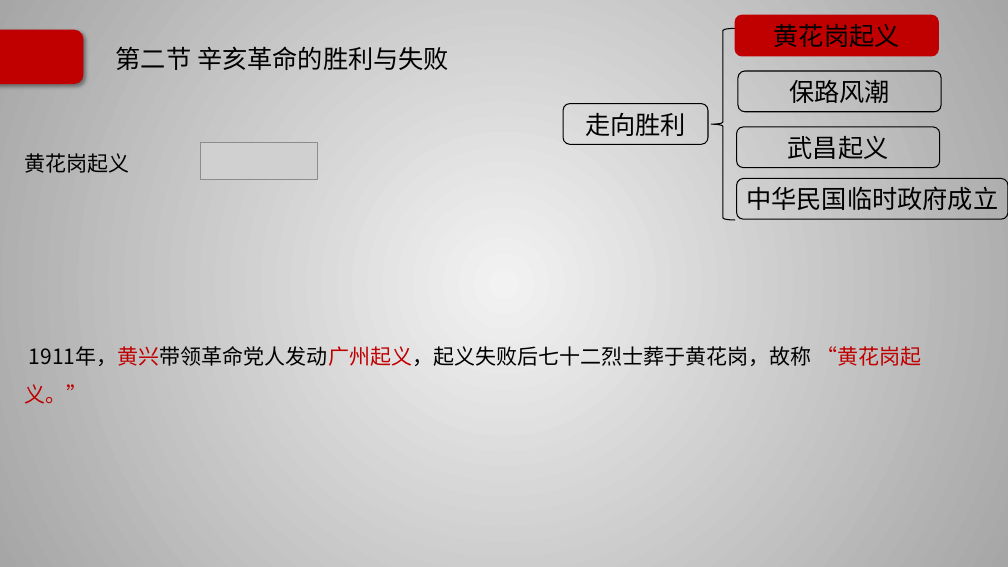
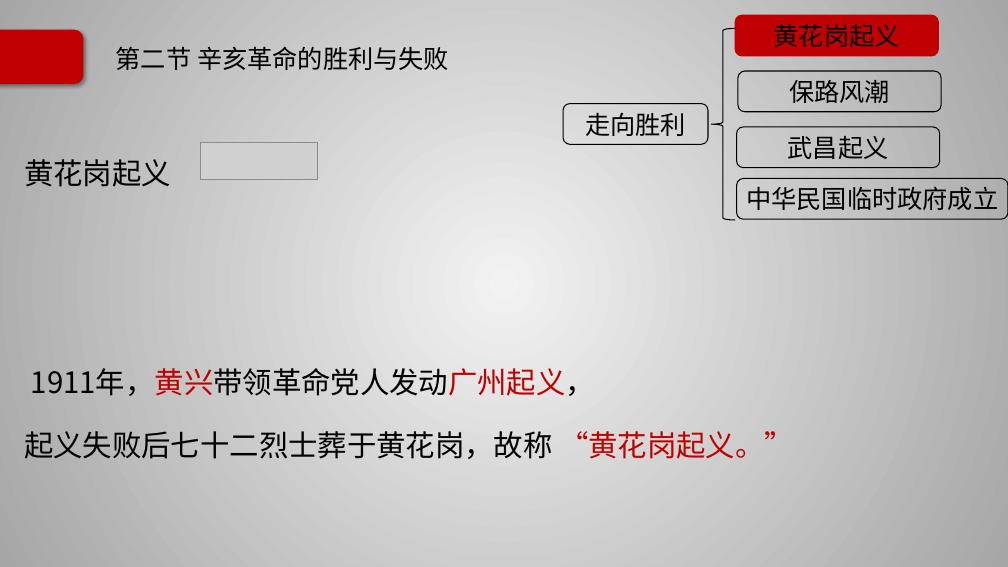
Before and after one commit to Call-me-zhy/tangtang, a slide deck: slide 51 of 5 中国近现代史纲要/课件/中国近现代史纲要精讲3.pptx. Drawn at 1008x567 pixels with LibreOffice and Linux fonts; fonts in the diff are those of the drawing; grey boxes stand for pictures; background and template pictures are left out. Boxes give left, top, right and bottom in pixels: in the first picture for what was removed or moved away, otherwise in the second. Text is boxed around its words. In the diff, an @@ line names an element or a change of style, - is before the commit and + after.

```diff
--- a/5 中国近现代史纲要/课件/中国近现代史纲要精讲3.pptx
+++ b/5 中国近现代史纲要/课件/中国近现代史纲要精讲3.pptx
@@ text at <box>24,159,171,187</box>: size 20 to 28 pt in "黄花岗起义" @@
@@ text at <box>24,368,794,459</box>: text changed; size 20 to 28 pt @@
-1911年，黄兴带领革命党人发动广州起义，起义失败后七十二烈士葬于黄花岗，故称 “黄花岗起义。”
+1911年，黄兴带领革命党人发动广州起义，
+起义失败后七十二烈士葬于黄花岗，故称 “黄花岗起义。”
```
Also in this commit, not shown: 11 other slides changed, 3 slides removed, 4 other files.
